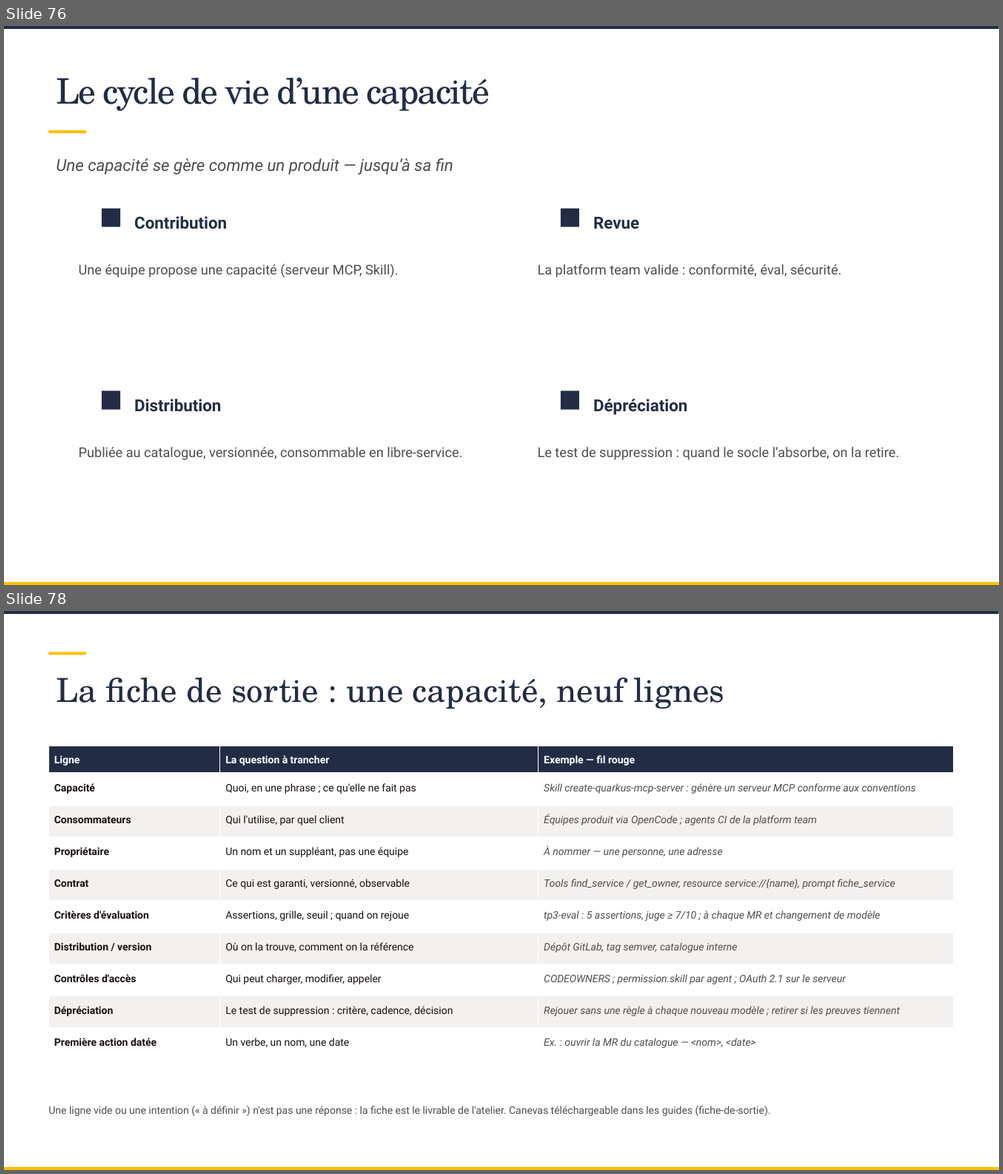
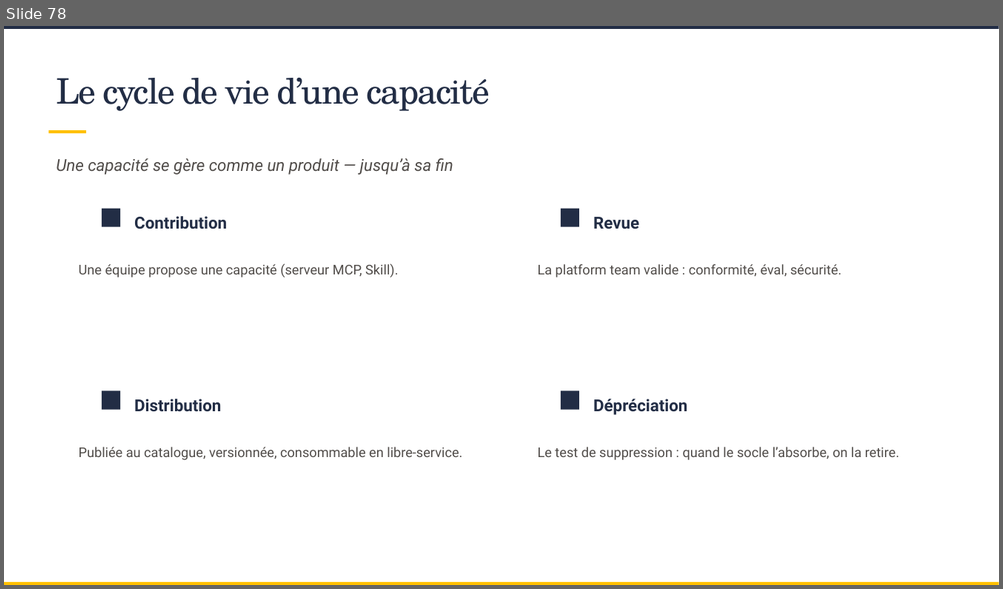
Before and after one commit to SCIAM-FR/formation-ia, a slide deck: slides/Support_formation_SCIAM.pptx. Shown one above the other, each under a label of ours: slides 76 and 78 before the commit, slide 78 after it; the slides between them are not shown. The pictures are 1003x1174 and 1003x589 pixels, drawn with LibreOffice and Linux fonts; fonts in the diff are those of the drawing; background and template pictures are left out. Boxes give left, top, right and bottom in pixels: in the first picture for what was removed or moved away, otherwise in the second. Text is boxed around its words. In the diff, an @@ line names an element or a change of style, - is before the commit and + after.

```diff
--- a/slides/Support_formation_SCIAM.pptx
+++ b/slides/Support_formation_SCIAM.pptx
@@ slide 78 removed at box(4, 611, 999, 1170), background picture (left out); not listed: 2 template elements that a slide beside it also shows @@
@@ rectangle removed at box(48, 652, 86, 655) @@
@@ title removed at box(56, 678, 725, 709) @@
-La fiche de sortie : une capacité, neuf lignes
@@ table removed at box(48, 746, 954, 1060), 10 rows, 3 columns @@
-Ligne | La question à trancher | Exemple — fil rouge
-Capacité | Quoi, en une phrase ; ce qu'elle ne fait pas | Skill create-quarkus-mcp-server : génère un serveur MCP conforme aux conventions
-Consommateurs | Qui l'utilise, par quel client | Équipes produit via OpenCode ; agents CI de la platform team
-Propriétaire | Un nom et un suppléant, pas une équipe | À nommer — une personne, une adresse
-Contrat | Ce qui est garanti, versionné, observable | Tools find_service / get_owner, resource service://{name}, prompt fiche_service
-Critères d'évaluation | Assertions, grille, seuil ; quand on rejoue | tp3-eval : 5 assertions, juge ≥ 7/10 ; à chaque MR et changement de modèle
-Distribution / version | Où on la trouve, comment on la référence | Dépôt GitLab, tag semver, catalogue interne
-Contrôles d'accès | Qui peut charger, modifier, appeler | CODEOWNERS ; permission.skill par agent ; OAuth 2.1 sur le serveur
-Dépréciation | Le test de suppression : critère, cadence, décision | Rejouer sans une règle à chaque nouveau modèle ; retirer si les preuves tiennent
-Première action datée | Un verbe, un nom, une date | Ex. : ouvrir la MR du catalogue — <nom>, <date>
@@ text removed at box(48, 1106, 771, 1116) @@
-Une ligne vide ou une intention (« à définir ») n'est pas une réponse : la fiche est le livrable de l'atelier. Canevas téléchargeable dans les guides (fiche-de-sortie).
@@ what was slide 76 is now slide 78 @@
```
Also in this commit, not shown: 11 slides changed, 6 slides added, 3 other slides removed, 18 other files.
